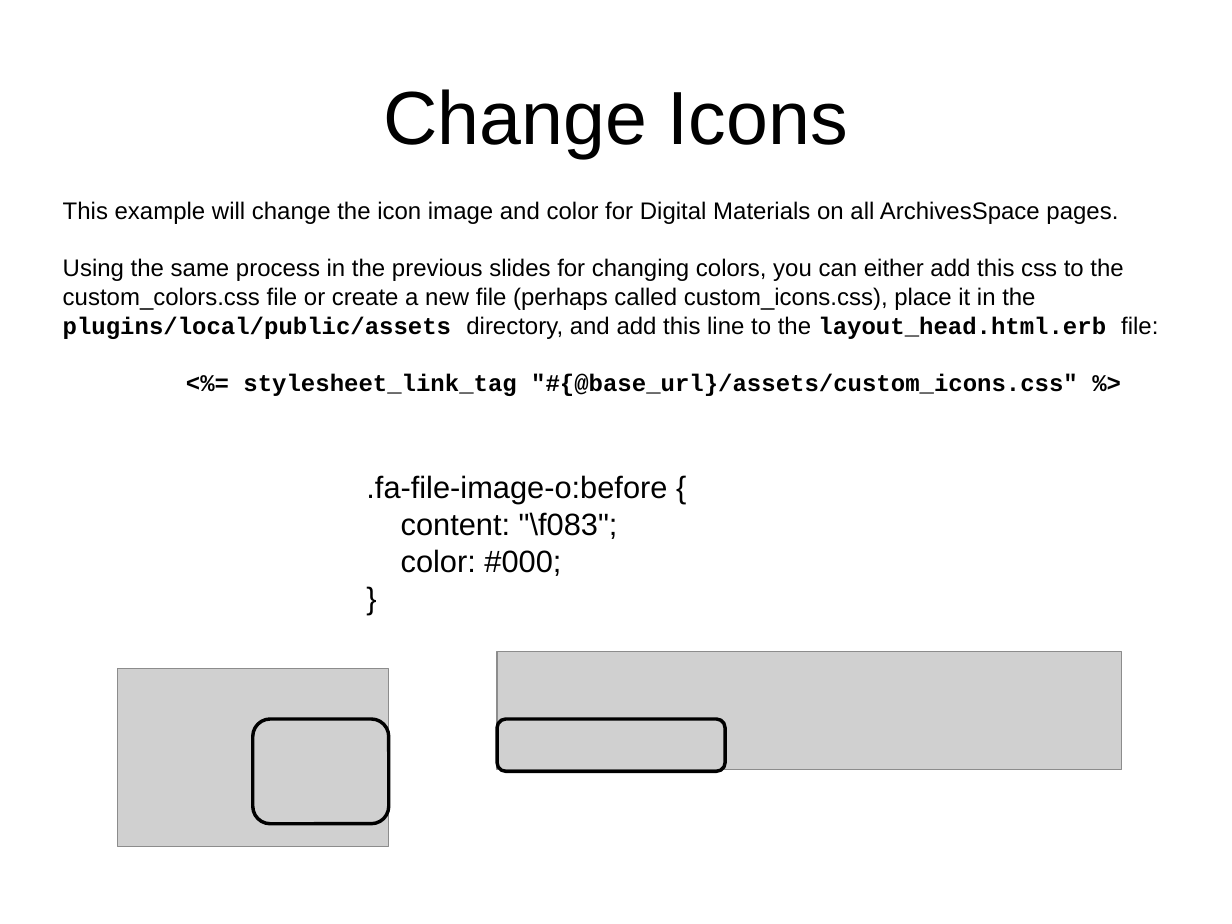
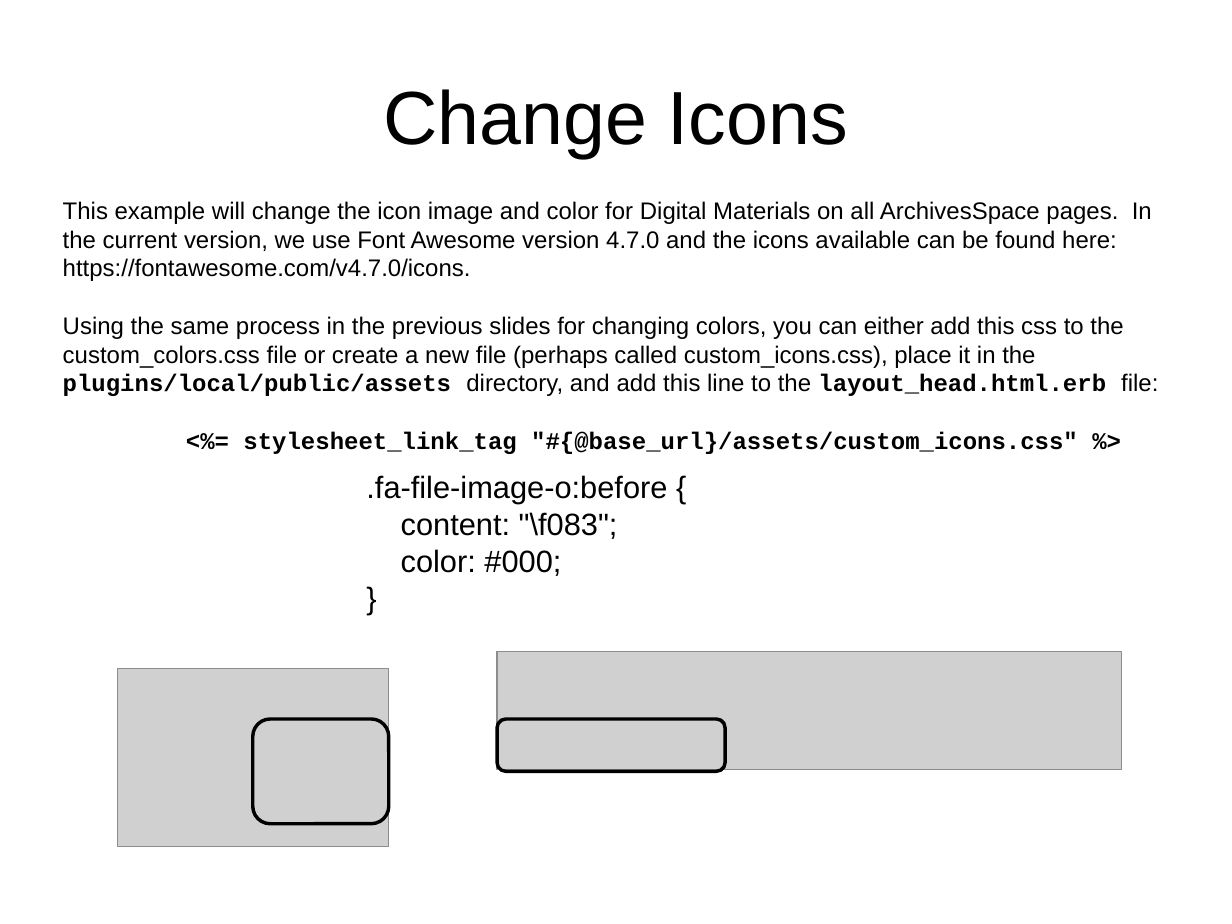
Before and after one commit to archivesspace/tech-docs, a slide deck: slide 30 of customization/customizing_PUI_examples/OnlineForumCustomizing.pptx (slide 27 before the commit). Drawn at 1232x924 pixels with LibreOffice and Linux fonts; fonts in the diff are those of the drawing; grey boxes stand for pictures; background and template pictures are left out. Boxes give left, top, right and bottom in pixels: in the first picture for what was removed or moved away, otherwise in the second. Text is boxed around its words. In the diff, an @@ line names an element or a change of style, - is before the commit and + after.

Commit message:
Update presentation with more example screenshots

```diff
--- a/customization/customizing_PUI_examples/OnlineForumCustomizing.pptx
+++ b/customization/customizing_PUI_examples/OnlineForumCustomizing.pptx
@@ text at (x1=63, y1=201, x2=1152, y2=281): text changed @@
-This example will change the icon image and color for Digital Materials on all ArchivesSpace pages.
+This example will change the icon image and color for Digital Materials on all ArchivesSpace pages. In the current version, we use Font Awesome version 4.7.0 and the icons available can be found here: https://fontawesome.com/v4.7.0/icons.
```
Also in this commit, not shown: 8 other slides changed, 5 slides added, 2 slides removed, 1 other file.
